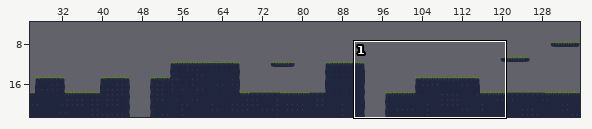
Tiled map, stored at ScifiDruid/bin/Debug/net6.0/Content/Stage1.tmx. The first picture is a wide view before the edit; the outline marks the close-up.
Close-up. Before the commit:
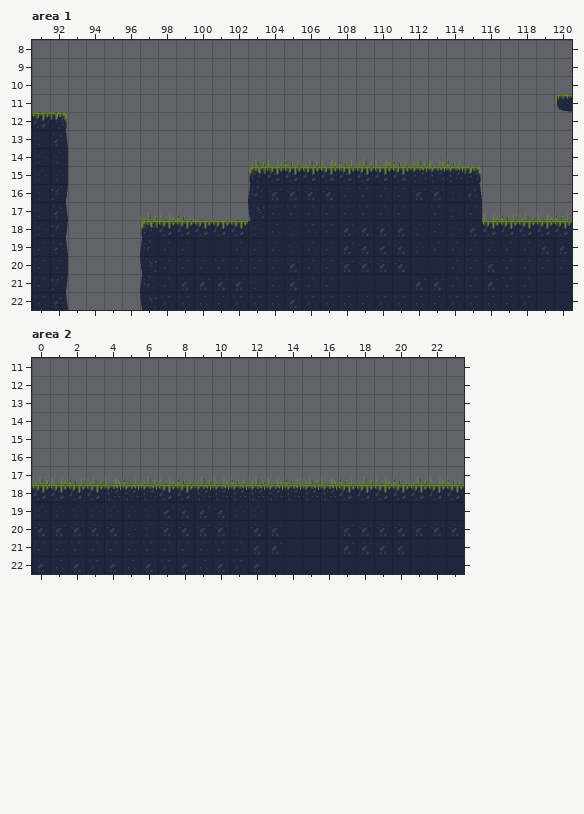
Cells are 32x32 px. Shown: area 1 x 91..120, y 8..22; area 2 x 0..23, y 11..22. The commit also changed other parts of the map, which this record leaves out.
The same view after the edit:
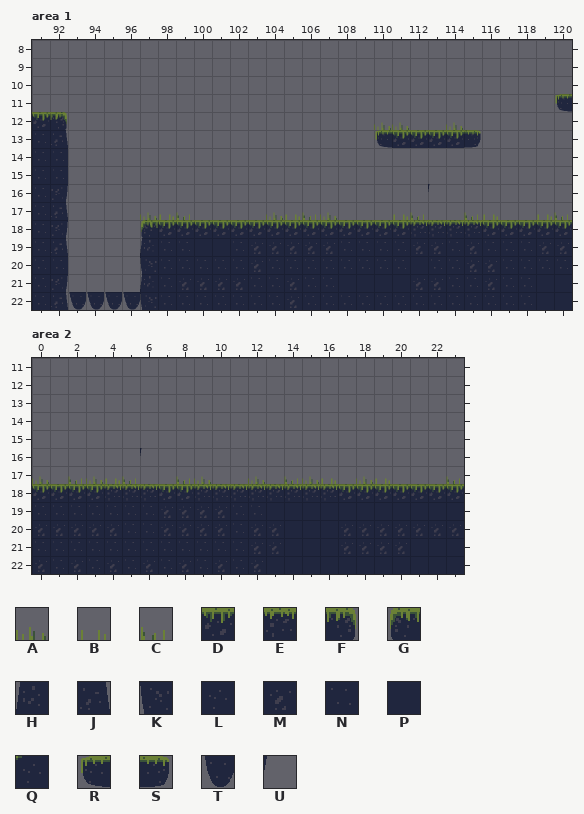
Key: from "tileset1": A 0, B 1, C 2, D 7, E 8, F 11, G 12, H 13, J 14, K 15, L 17, M 18, N 19, P 20, Q 21, R 23, S 24, T 26, U 27.
_ is an empty cell, . an unchanged one.
Difference:
--- layer "Blocks", area 1
@@ x 91..115 @@
-13 L..................______
-14 LL.......................
-15 LL..........GDDDDDDDDEEEF
-16 L...........HMMMMNNNNMMLJ
-17 L...........KNNNNNNNNPNLN
-18 L...........QNLNNMMMMLNLM
-19 ............NNLNNMMMMLN.N
-20 ............N.M..MMMM...N
-21 ............L............
-22 ..____...................
+13 N..................RDDDDS
+14 NN.......................
+15 NN.........._____________
+16 N..........._____________
+17 N..........._____________
+18 N...........DDDDDDDDDEEEE
+19 ............MMMMMNNNNMM.M
+20 ............M.N..NNNN...M
+21 ............N............
+22 ..TTTT...................
--- layer "Props", area 1
@@ x 110..114 @@
-12 __.._
+12 AA..A
@@ x 103..114 @@
-14 ABCABCABCABC
+14 ____________
@@ x 104..118 @@
-16 ........._.....
-17 ____...__.._.CA
+16 .........U.....
+17 ABCA...BC..C.__
--- layer "Blocks", area 2
@@ x 0..12 @@
-19 LLLLLLL....LL
-20 .....LL....L.
+19 NNNNNNN....NN
+20 .....NN....N.
--- layer "Props", area 2
@@ x 1..22 @@
-16 ....._................
-17 B....AB..BC.B...C..CAB
+16 .....U................
+17 _....__..__._..._..___
